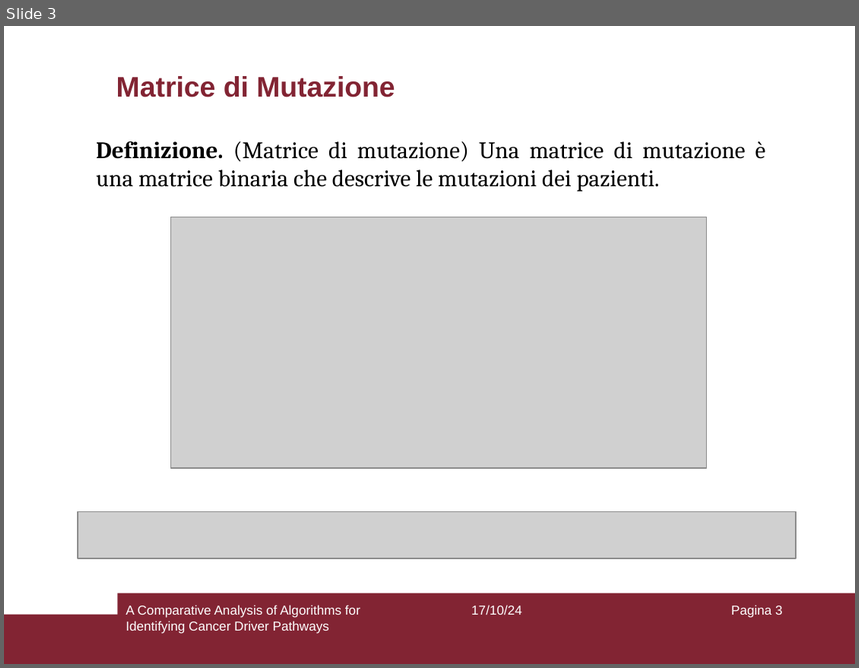
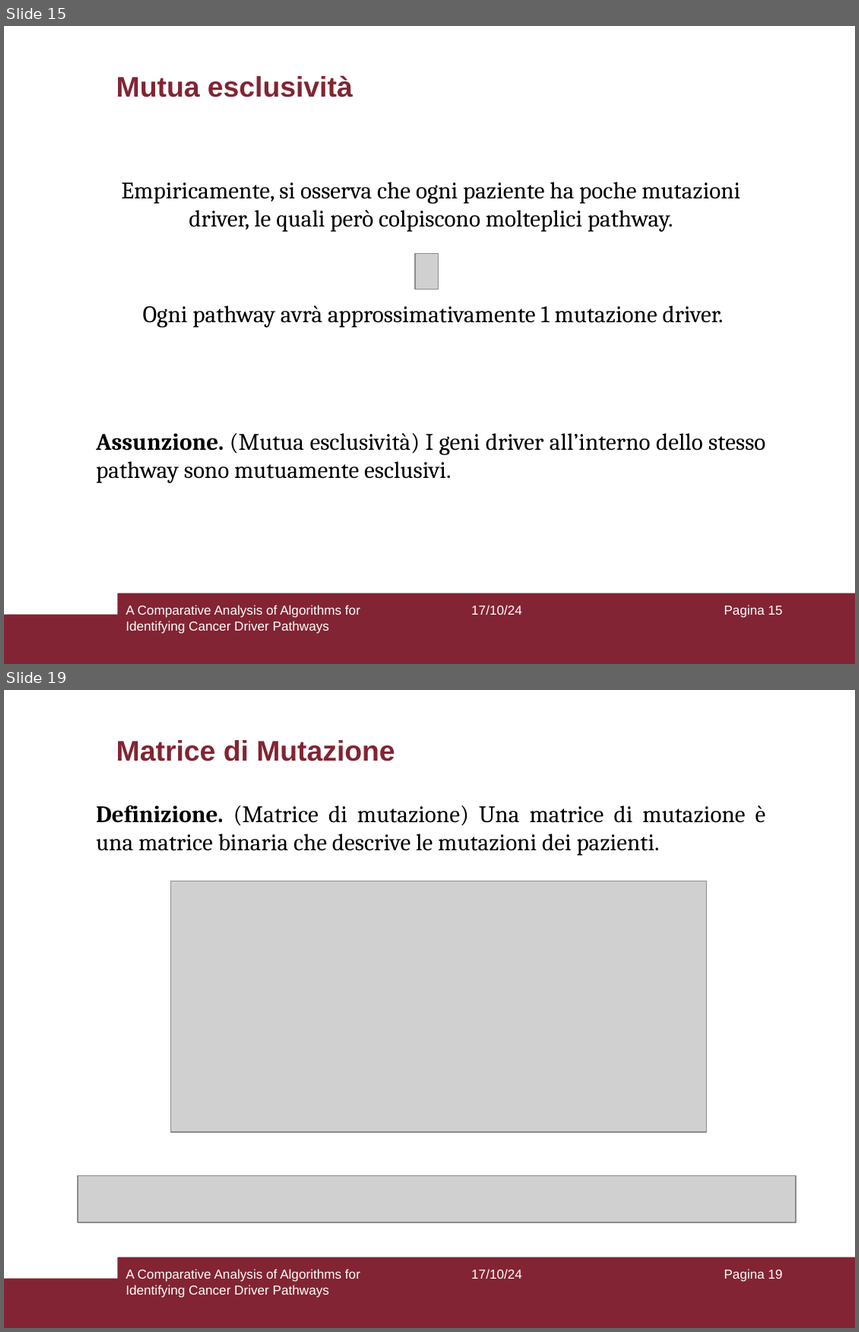
Before and after one commit to aflaag/bsc-thesis, a slide deck: presentation/slides.odp. Shown one above the other, each under a label of ours: slide 3 before the commit, slides 15 and 19 after it; the slides between them are not shown. The pictures are 859x668 and 859x1332 pixels, drawn with LibreOffice and Linux fonts; fonts in the diff are those of the drawing; grey boxes stand for pictures. Boxes give left, top, right and bottom in pixels: in the first picture for what was removed or moved away, otherwise in the second. Text is boxed around its words. In the diff, an @@ line names an element or a change of style, - is before the commit and + after.

```diff
--- a/presentation/slides.odp
+++ b/presentation/slides.odp
@@ slide 15 added at [4, 26, 855, 664], background #FFFFFF; not listed: 2 template elements that a slide beside it also shows @@
@@ title added at [116, 75, 353, 97], 24 pt, text #822433, bold @@
+Mutua esclusività
@@ text added at [121, 182, 740, 232], 20 pt, text #000000 @@
+Empiricamente, si osserva che ogni paziente ha poche mutazioni driver, le quali però colpiscono molteplici pathway.
@@ picture added at [416, 254, 439, 290] @@
@@ text added at [143, 306, 724, 328], 20 pt, text #000000 @@
+Ogni pathway avrà approssimativamente 1 mutazione driver.
@@ text added at [96, 433, 766, 484], 20 pt, text #000000 @@
+Assunzione. (Mutua esclusività) I geni driver all’interno dello stesso pathway sono mutuamente esclusivi.
@@ text added at [126, 605, 360, 634], 11 pt, text #FFFFFF @@
+A Comparative Analysis of Algorithms for Identifying Cancer Driver Pathways
@@ text added at [471, 605, 522, 615], 11 pt, text #FFFFFF @@
+17/10/24
@@ page number added at [724, 605, 783, 618], 11 pt, text #FFFFFF @@
+Pagina 15
@@ what was slide 3 is now slide 19 @@
@@ page number at [724, 1269, 783, 1282]: text changed @@
-Pagina 3
+Pagina 19
```
Also in this commit, not shown: 1 slide changed, 15 other slides added, 2 other files.
